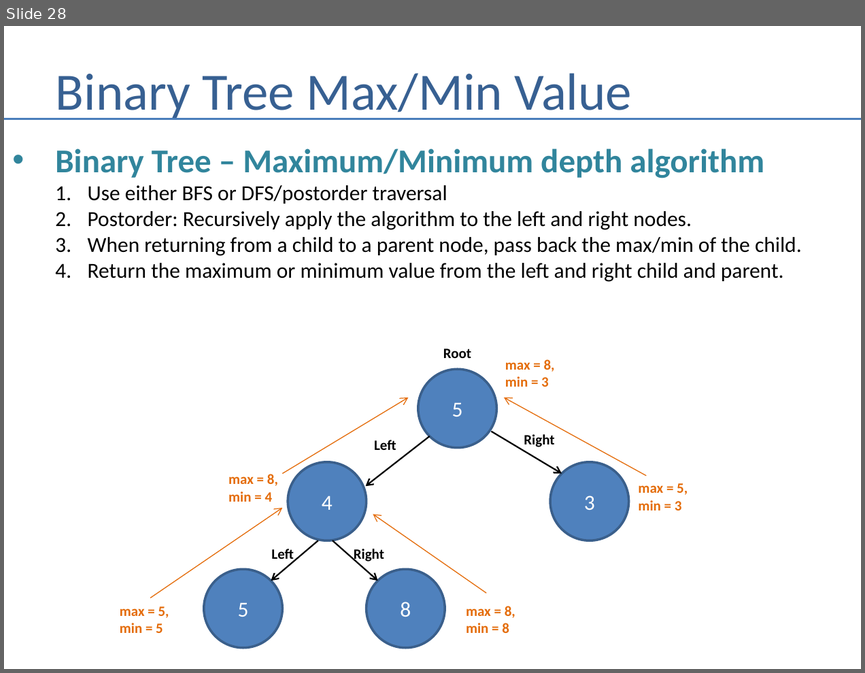
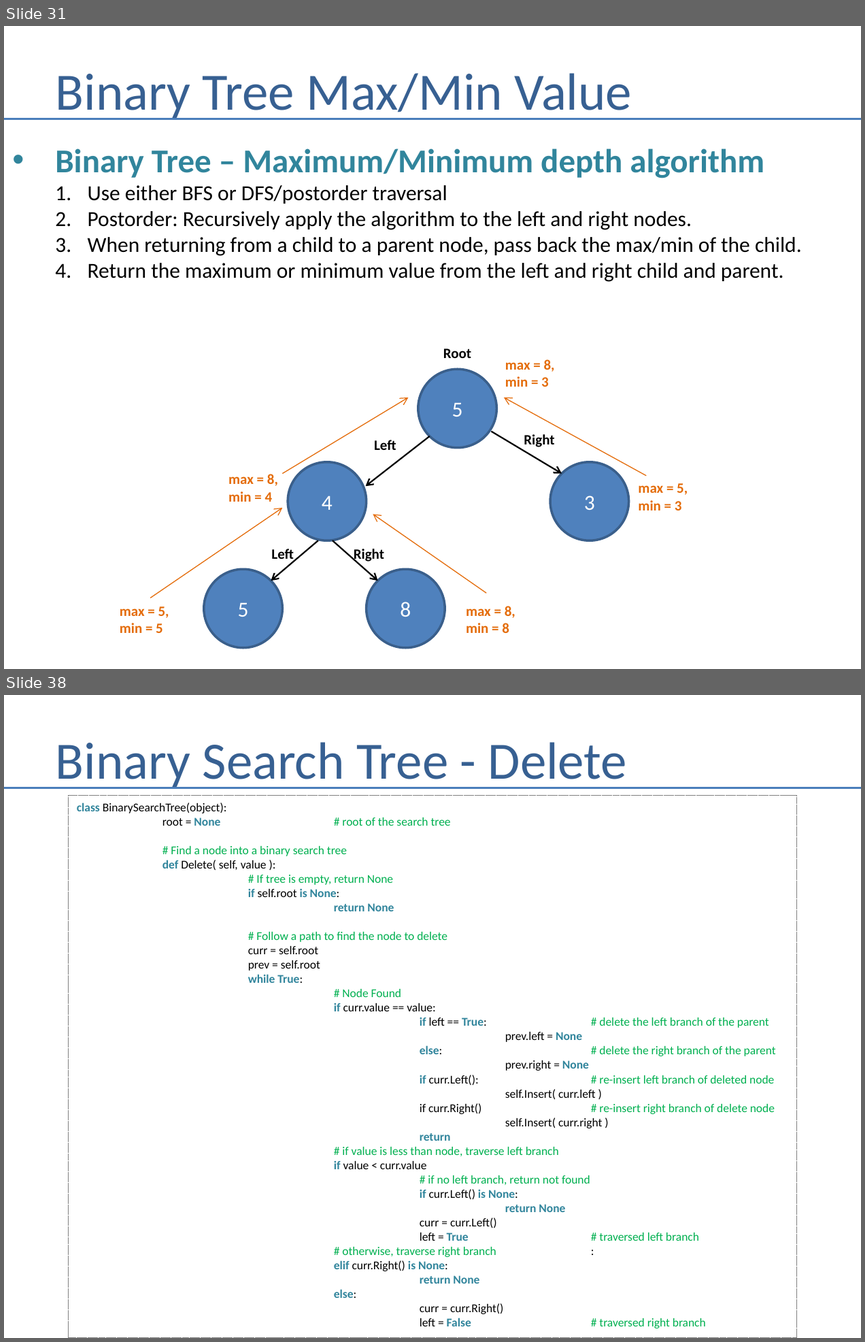
Before and after one commit to andrewferlitsch/Portland-Data-Science-Group, a slide deck: Presentations/Whiteboarding.pptx. Shown one above the other, each under a label of ours: slide 28 before the commit, slides 31 and 38 after it; the slides between them are not shown. The pictures are 865x673 and 865x1342 pixels, drawn with LibreOffice and Linux fonts; fonts in the diff are those of the drawing. Boxes give left, top, right and bottom in pixels: in the first picture for what was removed or moved away, otherwise in the second. Text is boxed around its words. In the diff, an @@ line names an element or a change of style, - is before the commit and + after.

```diff
--- a/Presentations/Whiteboarding.pptx
+++ b/Presentations/Whiteboarding.pptx
@@ slide 38 added at (4,695,861,1338), background #FFFFFF @@
@@ title added at (56,742,627,789), 44 pt, text #376092 @@
+Binary Search Tree - Delete
@@ line added from (4, 787) to (861, 787), #4B7EBC 1.5 pt @@
@@ rectangle added at (68,795,797,1338), outline #808080 0.75 pt dashed, 10 pt, text #00B050 @@
+class BinarySearchTree(object):
+root = None # root of the search tree
+# Find a node into a binary search tree
+def Delete( self, value ):
+# If tree is empty, return None
+if self.root is None:
+return None
+# Follow a path to find the node to delete
+curr = self.root
+prev = self.root
+while True:
+# Node Found
+if curr.value == value:
+if left == True: # delete the left branch of the parent
+prev.left = None
+else: # delete the right branch of the parent
+prev.right = None
+if curr.Left(): # re-insert left branch of deleted node
+self.Insert( curr.left )
+if curr.Right() # re-insert right branch of delete node
+self.Insert( curr.right )
+return
+# if value is less than node, traverse left branch
+if value < curr.value
+# if no left branch, return not found
+if curr.Left() is None:
+return None
+curr = curr.Left()
+left = True # traversed left branch
+# otherwise, traverse right branch :
+elif curr.Right() is None:
+return None
+else:
+curr = curr.Right()
+left = False # traversed right branch
@@ what was slide 28 is now slide 31 @@
```
Also in this commit, not shown: 2 slides changed, 27 other slides added.
